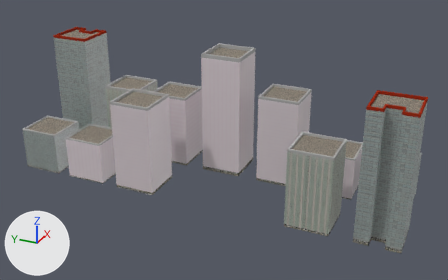
The Blender file city/city_1.blend as it was, and as the next commit left it.
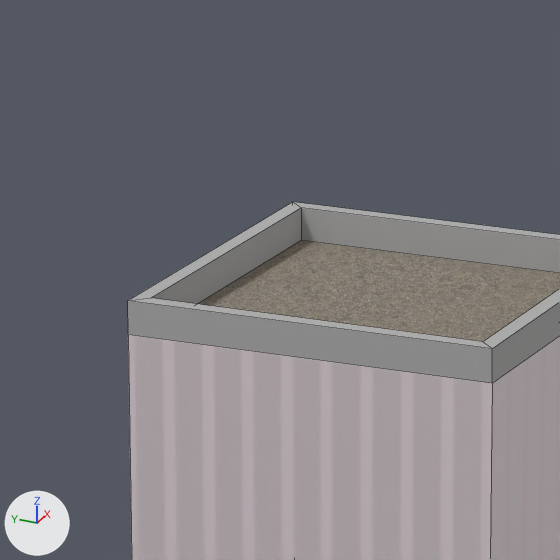
The first picture shows the older version from a camera (50 mm lens) standing at (-26.78, -11.8, 14.77) and looking at (-1.87, -0.59, 2.31). The close-ups show both versions on the part from 42% to 55% of the width and 8% to 29% of the height of that picture; other places that the commit changed are outside them. Arrows for +X, +Y and +Z are at lower left; the lights stay in place. The close-ups show mesh edges as thin lines. The same objects are shown in both versions, whatever each file hides.

Objects in the first close-up: 'Building_1'.
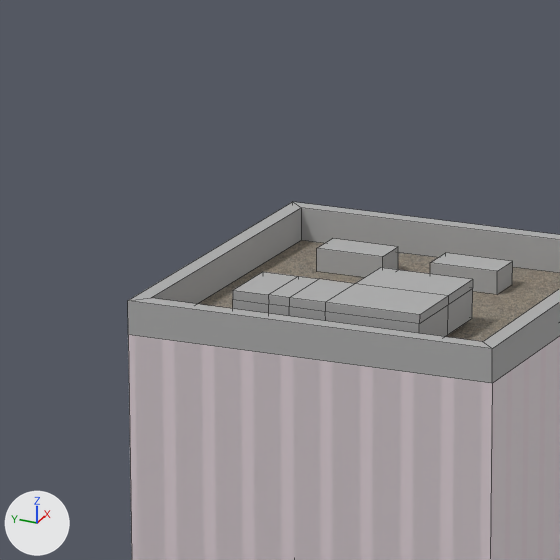
The change, as a list of edits to the scene's bpy script:
```text
Change me_cube_001:
    used by ob_building_1; location = (0.0, 0.0, 0.0)
    remove me_cube_001.from_pydata(...)  # 24 vertices, 21 faces; spans x -1.0..1.0, y -1.0..1.0, z 0.0..6.18
    add me_cube_001.from_pydata(...)  # 88 vertices, 71 faces; spans x -1.05..1.05, y -1.05..1.05, z 0.0..6.23
    me_cube_001 part 1: a new loose piece, a box spanning x 0.42..0.62, y -0.43..-0.05, z 6.0..6.12, in mat_balcony_1 (grey #b1b1b1)
    me_cube_001 part 2: a new loose piece, a box spanning x 0.42..0.62, y 0.22..0.6, z 6.0..6.12, in mat_balcony_1 (grey #b1b1b1)
    me_cube_001 part 3: a new loose piece of 40 vertices spanning x -0.78..-0.11, y -0.51..0.52, z 6.03..6.23
    add me_cube_001.materials.append(mat_door_1)  # black #000000
    add me_cube_001.materials.append(mat_ground_floor_roof_1)  # black #414141
```

Boxes (x1, y1, x2, y2) around the edits, measured in the close-ups (560 x 560 px):
part 1 of me_cube_001, added: after (430, 253, 513, 294)
part 2 of me_cube_001, added: after (317, 239, 398, 277)
part 3 of me_cube_001, added: after (233, 268, 473, 337)
